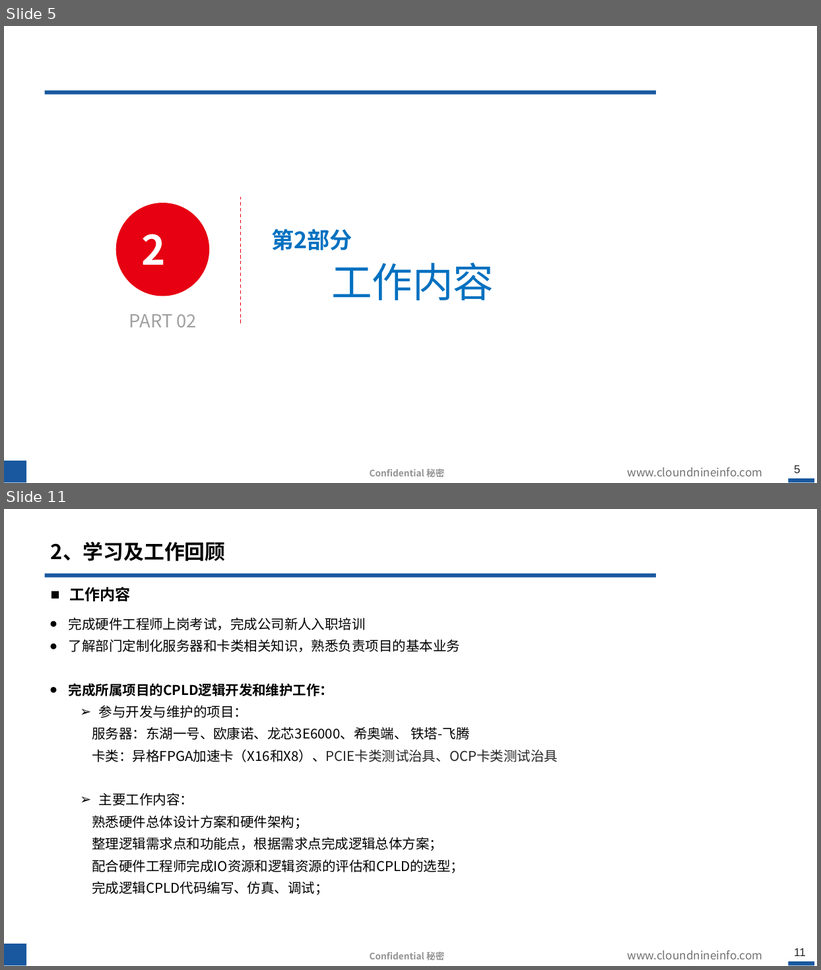
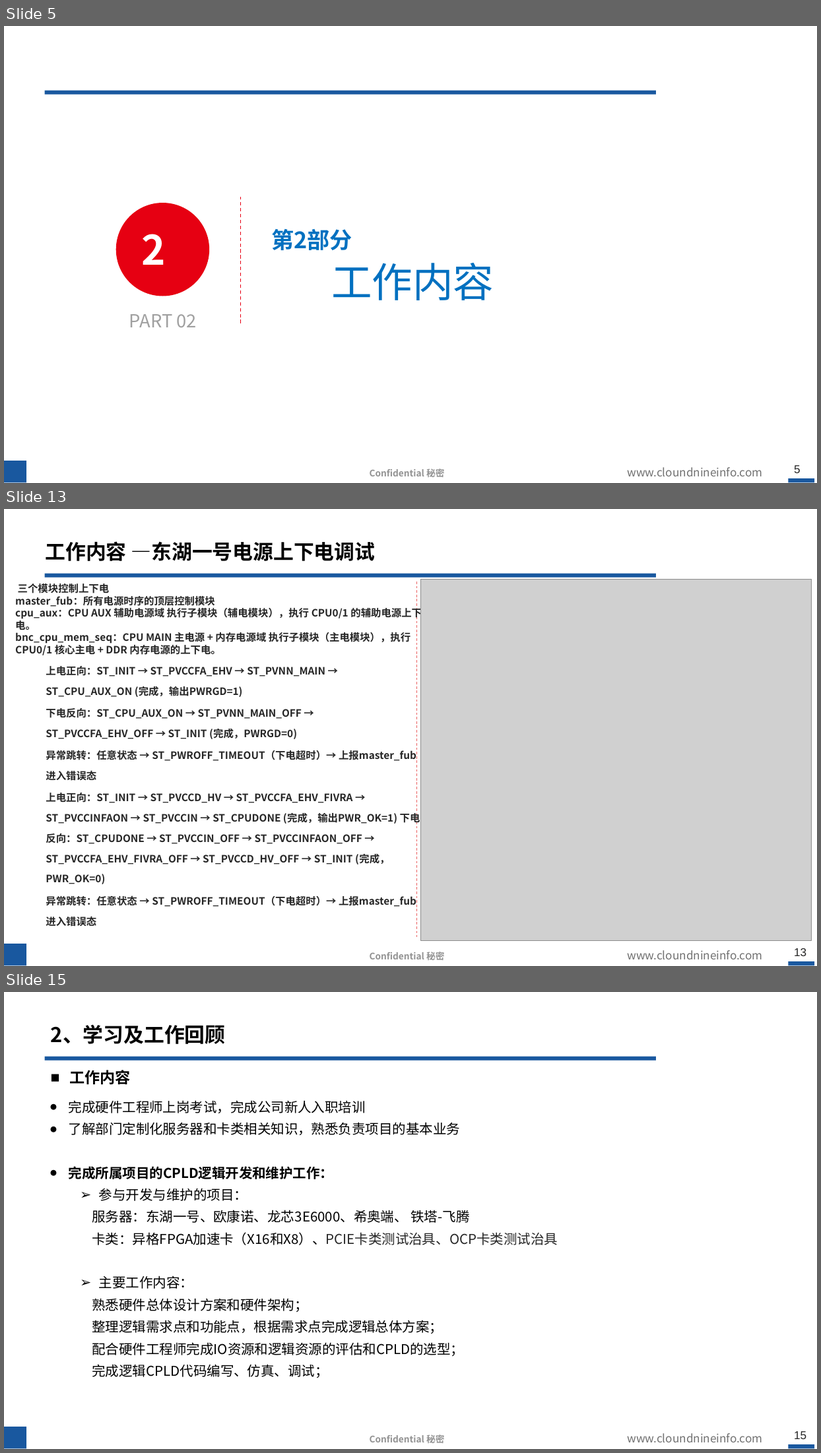
Before and after one commit to hahada-998/Tieta_code, a slide deck: 转正答辩.pptx. Shown one above the other, each under a label of ours: slides 5 and 11 before the commit, slides 5, 13 and 15 after it; the slides between them are not shown. The pictures are 821x970 and 821x1453 pixels, drawn with LibreOffice and Linux fonts; fonts in the diff are those of the drawing; grey boxes stand for pictures; background and template pictures are left out. Boxes give left, top, right and bottom in pixels: in the first picture for what was removed or moved away, otherwise in the second. Text is boxed around its words. In the diff, an @@ line names an element or a change of style, - is before the commit and + after.

```diff
--- a/转正答辩.pptx
+++ b/转正答辩.pptx
@@ slide 13 added at bbox=[4, 509, 817, 966], background #FFFFFF; not listed: 6 template elements that a slide beside it also shows @@
@@ title added at bbox=[46, 541, 376, 561], 24 pt, text #000000, bold @@
+工作内容 —东湖一号电源上下电调试
@@ text added at bbox=[15, 584, 422, 907], 12 pt, text #262626, bold @@
+三个模块控制上下电
+master_fub：所有电源时序的顶层控制模块
+cpu_aux：CPU AUX 辅助电源域 执行子模块（辅电模块），执行 CPU0/1 的辅助电源上下电。
+bnc_cpu_mem_seq：CPU MAIN 主电源 + 内存电源域 执行子模块（主电模块），执行 CPU0/1 核心主电 + DDR 内存电源的上下电。
+  上电正向：ST_INIT → ST_PVCCFA_EHV → ST_PVNN_MAIN → ST_CPU_AUX_ON (完成，输出PWRGD=1)
+  下电反向：ST_CPU_AUX_ON → ST_PVNN_MAIN_OFF → ST_PVCCFA_EHV_OFF → ST_INIT (完成，PWRGD=0)
+  异常跳转：任意状态 → ST_PWROFF_TIMEOUT（下电超时）→ 上报master_fub进入错误态
+  上电正向：ST_INIT → ST_PVCCD_HV → ST_PVCCFA_EHV_FIVRA → ST_PVCCINFAON → ST_PVCCIN → ST_CPUDONE (完成，输出PWR_OK=1) 下电反向：ST_CPUDONE → ST_PVCCIN_OFF → ST_PVCCINFAON_OFF → ST_PVCCFA_EHV_FIVRA_OFF → ST_PVCCD_HV_OFF → ST_INIT (完成，PWR_OK=0)
+  异常跳转：任意状态 → ST_PWROFF_TIMEOUT（下电超时）→ 上报master_fub进入错误态
@@ line added from (416, 582) to (416, 937), #EB6161 0.75 pt dashed @@
@@ picture added at bbox=[421, 580, 812, 941] @@
@@ what was slide 11 is now slide 15 @@
@@ page number at bbox=[794, 1432, 807, 1439]: text changed @@
-11
+15
```
Also in this commit, not shown: 5 slides changed, 3 other slides added, 1 other file.
